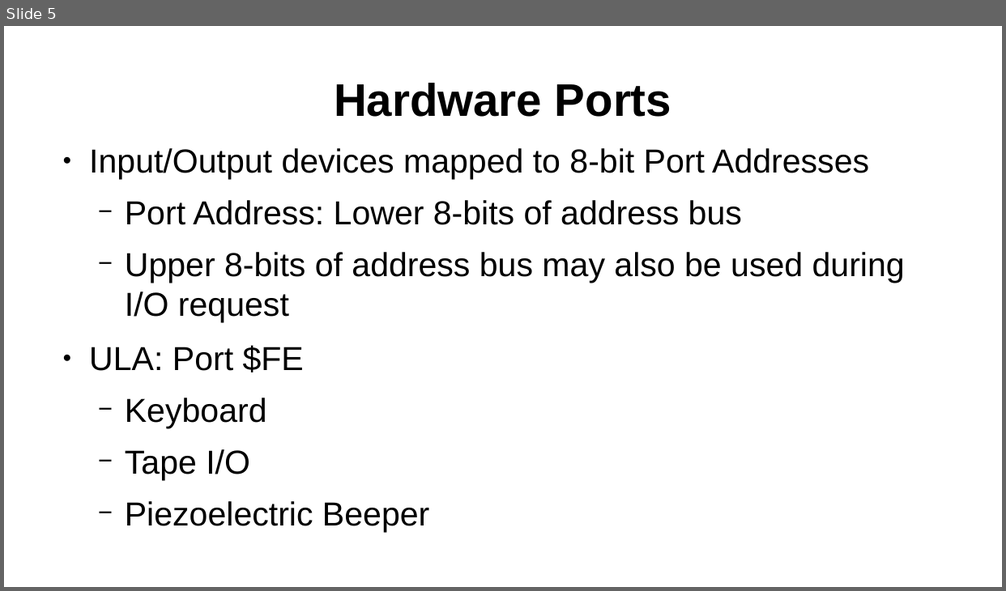
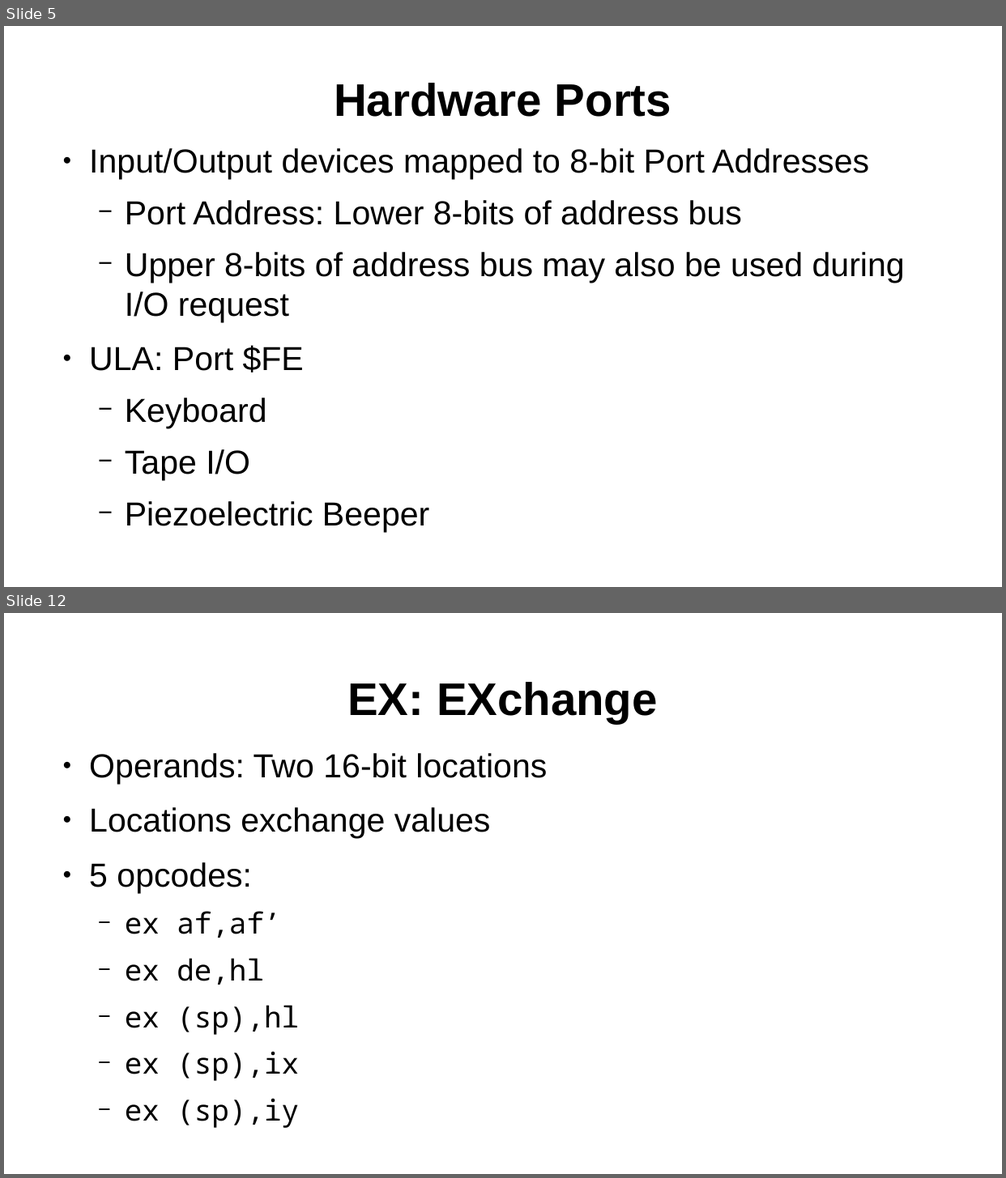
Before and after one commit to SlithyMatt/zxs-assembly-tutorial, a slide deck: Lesson3/Lesson3.odp. Shown one above the other, each under a label of ours: slide 5 before the commit, slides 5 and 12 after it; the slides between them are not shown. The pictures are 1006x591 and 1006x1178 pixels, drawn with LibreOffice and Linux fonts; fonts in the diff are those of the drawing. Boxes give left, top, right and bottom in pixels: in the first picture for what was removed or moved away, otherwise in the second. Text is boxed around its words. In the diff, an @@ line names an element or a change of style, - is before the commit and + after.

```diff
--- a/Lesson3/Lesson3.odp
+++ b/Lesson3/Lesson3.odp
@@ slide 12 added at (4, 613, 1002, 1174), background #FFFFFF @@
@@ title added at (347, 682, 658, 723), 44 pt, text #000000, bold @@
+EX: EXchange
@@ text added at (89, 753, 547, 1128), 32 pt, text #000000 @@
+● Operands: Two 16-bit locations
+● Locations exchange values
+● 5 opcodes:
+  − ex af,af’
+  − ex de,hl
+  − ex (sp),hl
+  − ex (sp),ix
+  − ex (sp),iy
```
Also in this commit, not shown: 8 slides changed, 8 other slides added.
